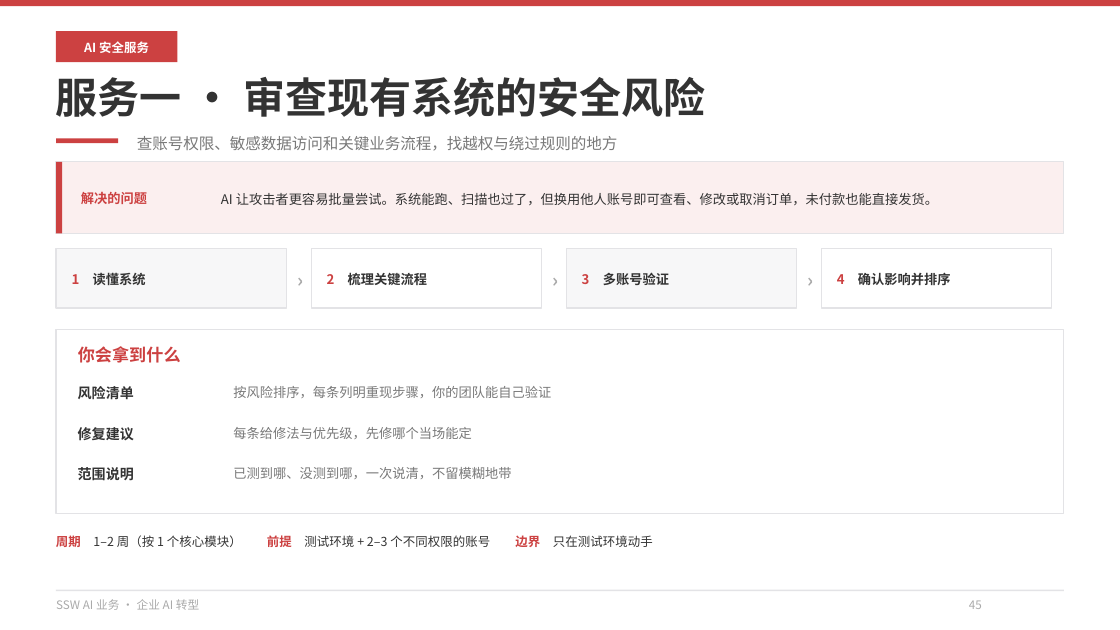
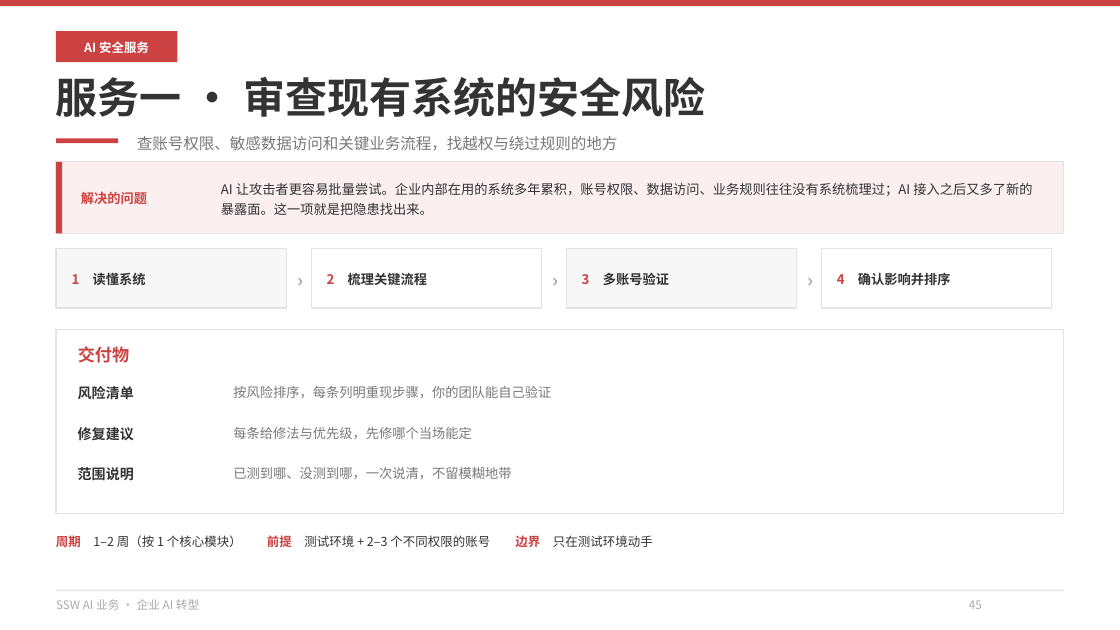
Before and after one commit to hveraus/ssw-business, a slide deck: slide 45 of SSW AI 业务_v2/SSW AI 业务_v3.pptx. Drawn at 1120x630 pixels with LibreOffice and Linux fonts; fonts in the diff are those of the drawing. Boxes give left, top, right and bottom in pixels: in the first picture for what was removed or moved away, otherwise in the second. Text is boxed around its words. In the diff, an @@ line names an element or a change of style, - is before the commit and + after.

Commit message:
三页服务详情：问题说明改通用口径 + 统一「交付物」
- P45：问题条改为「企业在用系统多年累积，账号权限、数据访问、业务规则没系统梳理过，AI 接入后又多了暴露面，这一项把隐患找出来」，不再绑订单发货；「你会拿到什么」→「交付物」
- P46：问题条改为「AI 让代码产出量成倍增长，审核人力没跟着长，这些代码是否经得起审核」，保留 45% 口径；底部加「交付物：审核日志 · 整改意见 · 代码规范与规则改进意见」
- P47：底部改为「交付物：使用规则与数据权限清单 · 高风险操作确认清单 · 可查询的操作记录 · 每月一份运行报告」，删掉「可以验收的」表述
- 顺带修掉 P46 脚注越过页脚线的问题

```diff
--- a/SSW AI 业务_v2/SSW AI 业务_v3.pptx
+++ b/SSW AI 业务_v2/SSW AI 业务_v3.pptx
@@ text at (221,183,1032,215): text changed @@
-AI 让攻击者更容易批量尝试。系统能跑、扫描也过了，但换用他人账号即可查看、修改或取消订单，未付款也能直接发货。
+AI 让攻击者更容易批量尝试。企业内部在用的系统多年累积，账号权限、数据访问、业务规则往往没有系统梳理过；AI 接入之后又多了新的暴露面。这一项就是把隐患找出来。
@@ text at (78,346,129,363): text changed @@
-你会拿到什么
+交付物
```
Also in this commit, not shown: 2 other slides changed, 1 other file.
